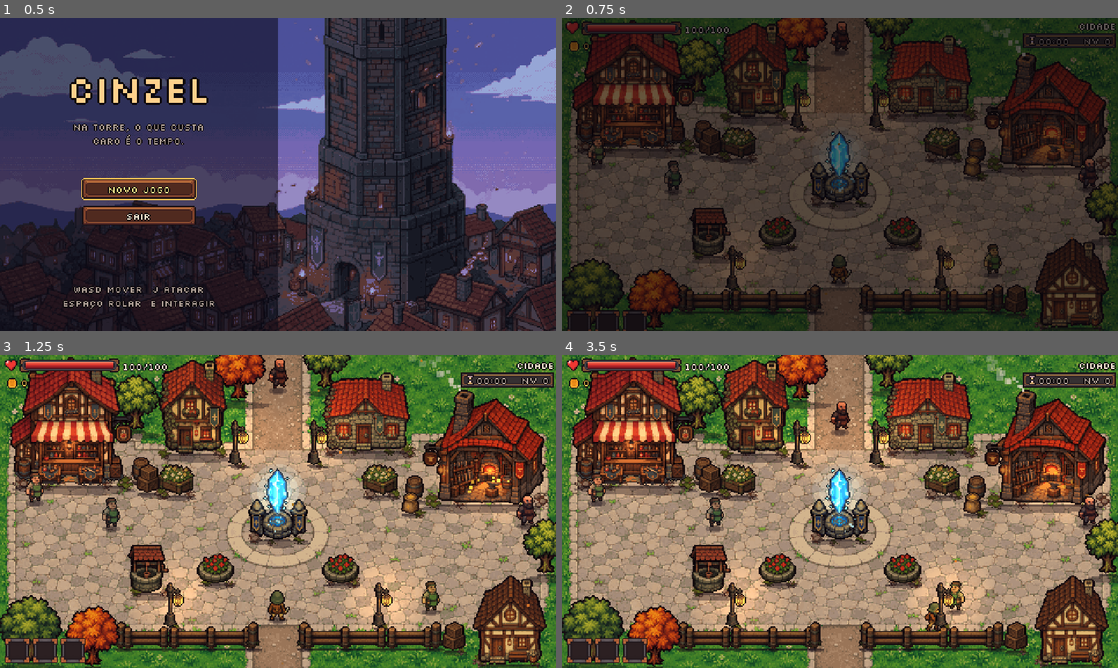
Above: before the commit, frames 1-4 (two rows, left to right).
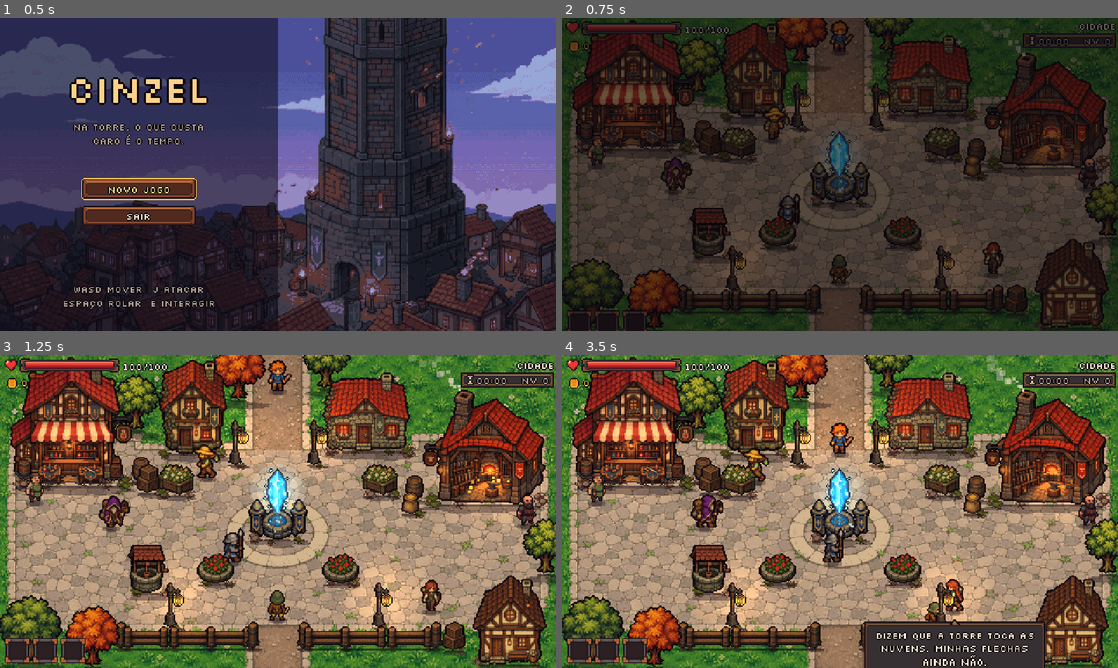
Above: after the commit, the same moments.

Repository: danicunhac/cinzel
Game: Godot game, scene res://ui/title.tscn
Same seed, same stepped clock (60 frames per second), same inputs: the game is played once before the commit and once after it.
Inputs (mouse positions are in pixels of both pictures, inside the frame that each line leads up to):
- Up to frame 1 (0.5 s): no input
- Up to frame 2 (0.75 s): click "Novo jogo" at 0.5 s
- Up to frame 3 (1.25 s): no input
- Up to frame 4 (3.5 s): tap Enter at 1.25 s; move the mouse to (962, 495) at 1.27 s; hold D (move_right) 1.28-2.03 s; tap J (attack) at 1.35 s; move the mouse to (728, 527) at 2.02 s; hold S (move_down) 2.03-2.78 s; tap E (interact) at 2.1 s; move the mouse to (895, 442) at 2.77 s; hold D (move_right) from 2.78 s (still down); tap Space (roll) at 2.85 s

Frame 1 is identical in both runs. In frame 2, 1.1% of the frame differs, in the area x 17-80%, y 0-82%; in frame 3, 1.6%; in frame 4, 6.5%, in the area x 4-96%, y 14-100%.

Commit message:
feat: moradores variados na cidade

Diff:
--- a/game/tests/unit/test_town_cta.gd
+++ b/game/tests/unit/test_town_cta.gd
@@ -101,3 +101,29 @@
 		T.ok(walls.is_empty(), "open at %s" % p)
 	town.free()
 	_game().new_run()
+
+
+func test_villagers_have_distinct_looks_shadows_and_lines() -> void:
+	_game().new_run()
+	var town := await _spawn("res://world/town.tscn")
+	var vs: Array[Villager] = town._villagers
+	T.ok(vs.size() >= 4 and vs.size() <= 6, "4 to 6 villagers (%d)" % vs.size())
+	var names := {}
+	for v in vs:
+		names[v.name] = true
+		T.ok(v.line != "", "%s has a line" % v.name)
+		T.ok(TownLogic.bubble_fits(v.line), "%s line fits" % v.name)
+		var shadows := v.get_children().filter(func(c: Node) -> bool: return c is GroundShadow)
+		T.eq(shadows.size(), 1, "%s has a ground shadow" % v.name)
+		T.ok(String(v.animation()).begins_with("idle_") or String(v.animation()).begins_with("walk_"), "%s uses directional animations" % v.name)
+	T.eq(names.size(), vs.size(), "no duplicate looks")
+	# Standing next to a villager away from the spots: it stops and talks.
+	var v := vs[0]
+	var player := town.get_node("Player") as Player
+	player.global_position = v.position - Vector2(0, 6) + Vector2(10, 0)
+	await _tree().process_frame
+	if town.near == &"":
+		T.ok(town._bubble.visible, "villager talks")
+		T.ok(v.talking, "villager stops to talk")
+	town.free()
+	_game().new_run()
--- a/game/world/town.gd
+++ b/game/world/town.gd
@@ -43,6 +43,12 @@
 	"shop_sell": "Achou algo na torre? Eu compro, e pago bem.",
 	"smith": "Me dê dois itens e eu forjo um novo no fogo.",
 	"smith_wait": "Traga dois itens da torre. Eu fundo os dois em um só.",
+	"villager_oldwoman": "Meu marido subiu a torre três vezes. Na quarta, voltou sem botas.",
+	"villager_child": "Quando eu crescer vou subir a torre inteira! Hoje só até a fonte.",
+	"villager_guard": "Nada desce da torre sem eu ver. Quase nada. Olho nas sombras.",
+	"villager_farmer": "A sombra da torre cobre minha horta. Os nabos nem reclamam mais.",
+	"villager_archer": "Dizem que a torre toca as nuvens. Minhas flechas ainda não.",
+	"villager_merchant": "Vendo mapas da torre! Nenhum certo: ela muda toda noite.",
 }
 
 ## Large pieces: [name, base position (origin), footprint size or ZERO for
@@ -130,12 +136,28 @@
 const CHIMNEY := Vector2(399, 32)
 const ANVIL := Vector2(426, 112)
 const FORGE_BASE := 130.0
-## Villager loops (feet positions).
+## Villager loops (feet positions). Each load gives every loop a different
+## look (VILLAGER_LOOKS), so no two villagers on screen look alike.
 const WALKS: Array = [
 	[Vector2(96, 150), Vector2(170, 150), Vector2(162, 226), Vector2(96, 226)],
 	[Vector2(240, 30), Vector2(240, 104), Vector2(300, 136), Vector2(240, 104)],
 	[Vector2(372, 222), Vector2(316, 222), Vector2(316, 160), Vector2(372, 160)],
+	[Vector2(196, 180), Vector2(284, 180), Vector2(290, 136), Vector2(190, 136)],
+	[Vector2(182, 106), Vector2(168, 110)],
 ]
+## Looks: sheet in assets/characters/villagers, walk speed (px/s), bubble
+## key in LINES.
+const VILLAGER_LOOKS: Dictionary[String, float] = {
+	"oldwoman": 10.0,
+	"child": 24.0,
+	"guard": 15.0,
+	"farmer": 14.0,
+	"archer": 17.0,
+	"merchant": 12.0,
+}
+const VILLAGER_ART := "res://assets/characters/villagers/%s.png"
+## A villager talks when the player's feet are this close (and no spot is).
+const VILLAGER_REACH := 24.0
 
 var shop := Shop.new()
 var near: StringName = &""
@@ -144,6 +166,7 @@
 var _ctas: Dictionary[StringName, TownCta] = {}
 var _glow_targets: Dictionary[StringName, CanvasItem] = {}
 var _speakers: Dictionary[StringName, Vector2] = {}
+var _villagers: Array[Villager] = []
 var _bubble: SpeechBubble
 var _hint: Label
 var _crystal_glow: Sprite2D
@@ -261,11 +284,34 @@
 
 func _update_bubble(items: int) -> void:
 	var text := line_for(near, items) if _panel == null else ""
+	var at := _speakers.get(near, Vector2.ZERO) as Vector2
+	var talker := _nearest_villager() if near == &"" and _panel == null else null
+	for v in _villagers:
+		v.talking = v == talker
+		v.look_at_pos = player.global_position
+	if talker != null:
+		text = talker.line
+		at = talker.position + Vector2(0, 2)
 	if text == "":
 		_bubble.hide_bubble()
 		return
-	_bubble.position = _speakers[near]
+	_bubble.position = at
 	_bubble.say(text)
+
+
+## Villager whose feet are within VILLAGER_REACH of the player's, or null.
+func _nearest_villager() -> Villager:
+	if player == null or player.state == Player.State.DEAD:
+		return null
+	var feet := player.global_position + Vector2(0, 6)
+	var best: Villager = null
+	var best_d := VILLAGER_REACH
+	for v in _villagers:
+		var d := v.position.distance_to(feet)
+		if d < best_d:
+			best = v
+			best_d = d
+	return best
 
 
 # --- building the scene -----------------------------------------------------
@@ -406,14 +452,19 @@
 	_add_sparks()
 	_add_crystal_motes()
 	_add_leaves()
-	var tints: Array[Color] = [Color(0.75, 0.9, 1.0), Color(1.0, 0.85, 0.75), Color(0.85, 1.0, 0.8)]
-	var texes: Array[Texture2D] = [SHOPKEEPER_TEX, SMITH_TEX, SHOPKEEPER_TEX]
+	var looks: Array = VILLAGER_LOOKS.keys()
+	looks.shuffle()
 	for i in WALKS.size():
+		var look: String = looks[i]
 		var v := Villager.new()
 		var pts: Array[Vector2] = []
 		pts.assign(WALKS[i])
-		v.setup(texes[i], tints[i], pts)
+		v.setup(load(VILLAGER_ART % look) as Texture2D, Color.WHITE, pts)
+		v.speed = VILLAGER_LOOKS[look]
+		v.line = LINES["villager_" + look]
+		v.name = "Villager_" + look
 		add_child(v)
+		_villagers.append(v)
 
 
 static var _light_tex: GradientTexture2D
--- a/game/world/villager.gd
+++ b/game/world/villager.gd
@@ -1,16 +1,34 @@
 class_name Villager
 extends Node2D
-## Town villager that walks a loop of waypoints, pausing at each one. Reuses
-## an NPC sheet (square frames in one row) with a tint; the origin is the feet
-## so the town's Y-sort puts it in front of or behind props correctly.
+## Town villager that walks a loop of waypoints, pausing at each one. The
+## origin is the feet, so the town's Y-sort puts it in front of or behind
+## props correctly; a ground shadow sits under the feet.
+## Two kinds of sheet (32x32 cells, feet on row 30):
+## - a look sheet (assets/characters/villagers, 4x6 cells): idle down, up,
+##   side (2 frames) then walk down, up, side (4 frames); side faces right
+##   and is flipped for left.
+## - a one-row NPC sheet (shopkeeper, blacksmith): idle frames only, with a
+##   1 px hop while walking.
 
-const SPEED := 16.0
+const CELL := 32
 const PAUSE := Vector2(0.8, 2.2)
+const DIRS: Array[StringName] = [&"down", &"up", &"side"]
+const IDLE_FRAMES := 2
+const WALK_FRAMES := 4
 
 var path: Array[Vector2] = []
+var speed: float = 16.0
+## Line said in a bubble when the player comes close ("" = none).
+var line: String = ""
+## Set by the town while the player is close: stop and face `look_at_pos`.
+var talking: bool = false
+var look_at_pos: Vector2 = Vector2.ZERO
+
 var _i: int = 0
 var _wait: float = 0.0
 var _sprite: AnimatedSprite2D
+var _directional: bool = false
+var _dir: StringName = &"down"
 var _rng := RandomNumberGenerator.new()
 
 
@@ -18,41 +36,82 @@
 	path = waypoints
 	position = waypoints[0]
 	_sprite = AnimatedSprite2D.new()
-	var n := tex.get_height()
+	_directional = tex.get_height() == CELL * 6
 	var frames := SpriteFrames.new()
-	frames.set_animation_speed(&"default", 4.0)
-	for i in tex.get_width() / n:
-		var at := AtlasTexture.new()
-		at.atlas = tex
-		at.region = Rect2(i * n, 0, n, n)
-		frames.add_frame(&"default", at)
+	frames.remove_animation(&"default")
+	if _directional:
+		for r in 3:
+			_add_anim(frames, StringName("idle_%s" % DIRS[r]), tex, r, IDLE_FRAMES, 2.0)
+			_add_anim(frames, StringName("walk_%s" % DIRS[r]), tex, r + 3, WALK_FRAMES, 7.0)
+	else:
+		_add_anim(frames, &"idle", tex, 0, tex.get_width() / CELL, 4.0)
 	_sprite.sprite_frames = frames
-	_sprite.offset = Vector2(0, -n / 2.0)
+	_sprite.offset = Vector2(0, -CELL / 2.0)
 	_sprite.modulate = tint
 	add_child(_sprite)
-	_sprite.play()
 	add_child(GroundShadow.make(Vector2i(16, 6), Vector2(0, 0)))
 	_rng.randomize()
 	_wait = _rng.randf_range(0.0, 1.5)
+	_play(false)
+
+
+func _add_anim(frames: SpriteFrames, anim: StringName, tex: Texture2D, row: int, count: int, fps: float) -> void:
+	frames.add_animation(anim)
+	frames.set_animation_speed(anim, fps)
+	for i in count:
+		var at := AtlasTexture.new()
+		at.atlas = tex
+		at.region = Rect2(i * CELL, row * CELL, CELL, CELL)
+		frames.add_frame(anim, at)
+
+
+## Current animation name (tests and debugging).
+func animation() -> StringName:
+	return _sprite.animation
+
+
+func _play(walking: bool) -> void:
+	if not _directional:
+		if _sprite.animation != &"idle":
+			_sprite.play(&"idle")
+		_sprite.offset.y = -CELL / 2.0 - (1.0 if walking and fmod(Time.get_ticks_msec() / 160.0, 2.0) < 1.0 else 0.0)
+		return
+	var anim := StringName("%s_%s" % [&"walk" if walking else &"idle", _dir])
+	if _sprite.animation != anim or not _sprite.is_playing():
+		_sprite.play(anim)
+
+
+func _face(v: Vector2) -> void:
+	if v.length() < 0.01:
+		return
+	if absf(v.x) > absf(v.y):
+		_dir = &"side"
+		_sprite.flip_h = v.x < 0.0
+	else:
+		_dir = &"down" if v.y > 0.0 else &"up"
+		_sprite.flip_h = false
 
 
 func _process(delta: float) -> void:
-	if path.is_empty():
+	if talking:
+		_face(look_at_pos - position)
+		_play(false)
+		return
+	if path.size() < 2:
+		_play(false)
 		return
 	if _wait > 0.0:
 		_wait -= delta
-		_sprite.offset.y = -_sprite.sprite_frames.get_frame_texture(&"default", 0).get_height() / 2.0
+		_play(false)
 		return
 	var target := path[(_i + 1) % path.size()]
 	var to := target - position
-	if to.length() <= SPEED * delta:
+	if to.length() <= speed * delta:
 		position = target
 		_i = (_i + 1) % path.size()
 		_wait = _rng.randf_range(PAUSE.x, PAUSE.y)
+		_play(false)
 		return
-	position += to.normalized() * SPEED * delta
-	if absf(to.x) > 0.5:
-		_sprite.flip_h = to.x < 0.0
-	# Walking bob: 1 px hop, the sheet only has idle frames.
-	var h := _sprite.sprite_frames.get_frame_texture(&"default", 0).get_height()
-	_sprite.offset.y = -h / 2.0 - (1.0 if fmod(Time.get_ticks_msec() / 160.0, 2.0) < 1.0 else 0.0)
+	position += to.normalized() * speed * delta
+	_face(to)
+	_play(true)
Binary file added: game/assets/characters/villagers/archer.png
Not shown, added: game/assets/characters/villagers/archer.png.import
Binary file added: game/assets/characters/villagers/child.png
Not shown, added: game/assets/characters/villagers/child.png.import
Binary file added: game/assets/characters/villagers/farmer.png
Not shown, added: game/assets/characters/villagers/farmer.png.import
Binary file added: game/assets/characters/villagers/guard.png
Not shown, added: game/assets/characters/villagers/guard.png.import
Binary file added: game/assets/characters/villagers/merchant.png
Not shown, added: game/assets/characters/villagers/merchant.png.import
Binary file added: game/assets/characters/villagers/oldwoman.png
Not shown, added: game/assets/characters/villagers/oldwoman.png.import
(and 1 more such lines)
